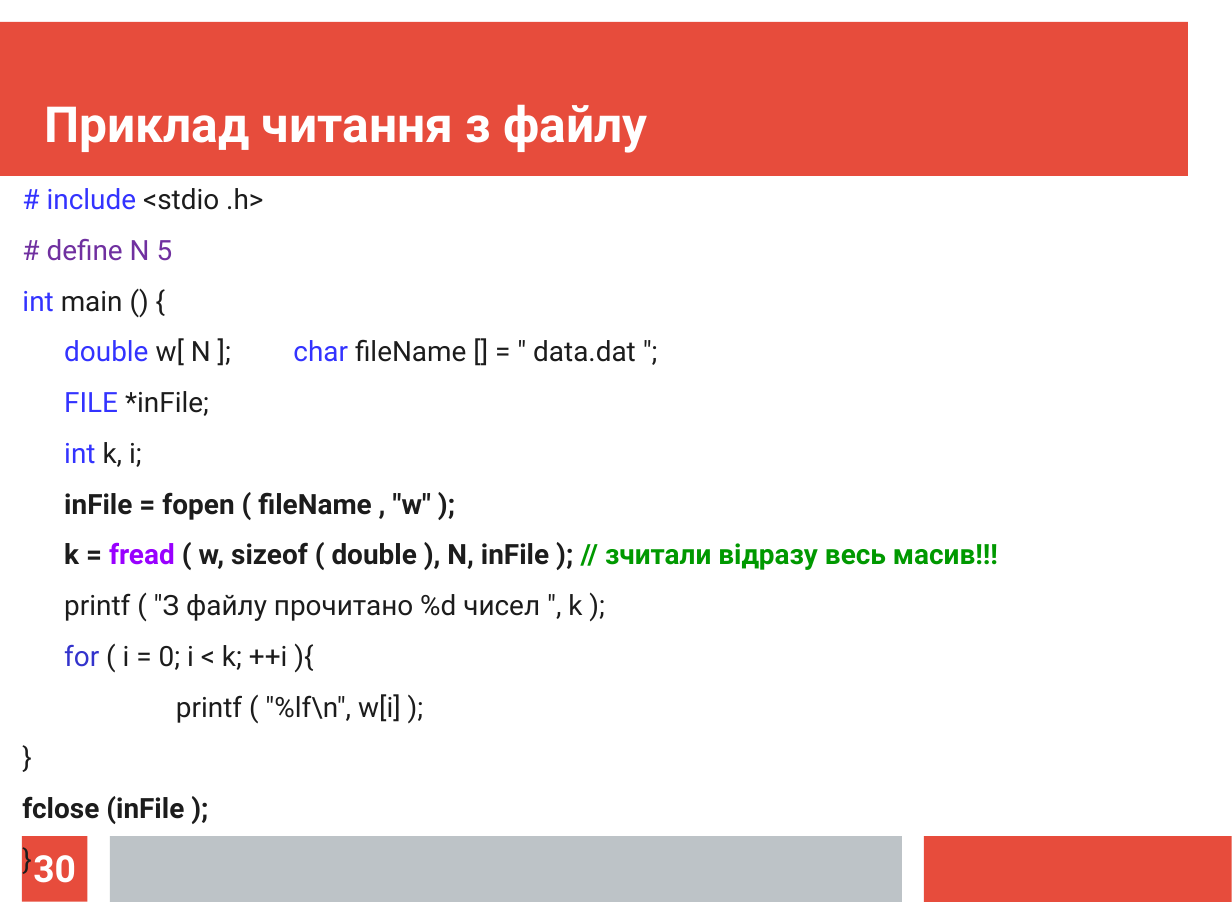
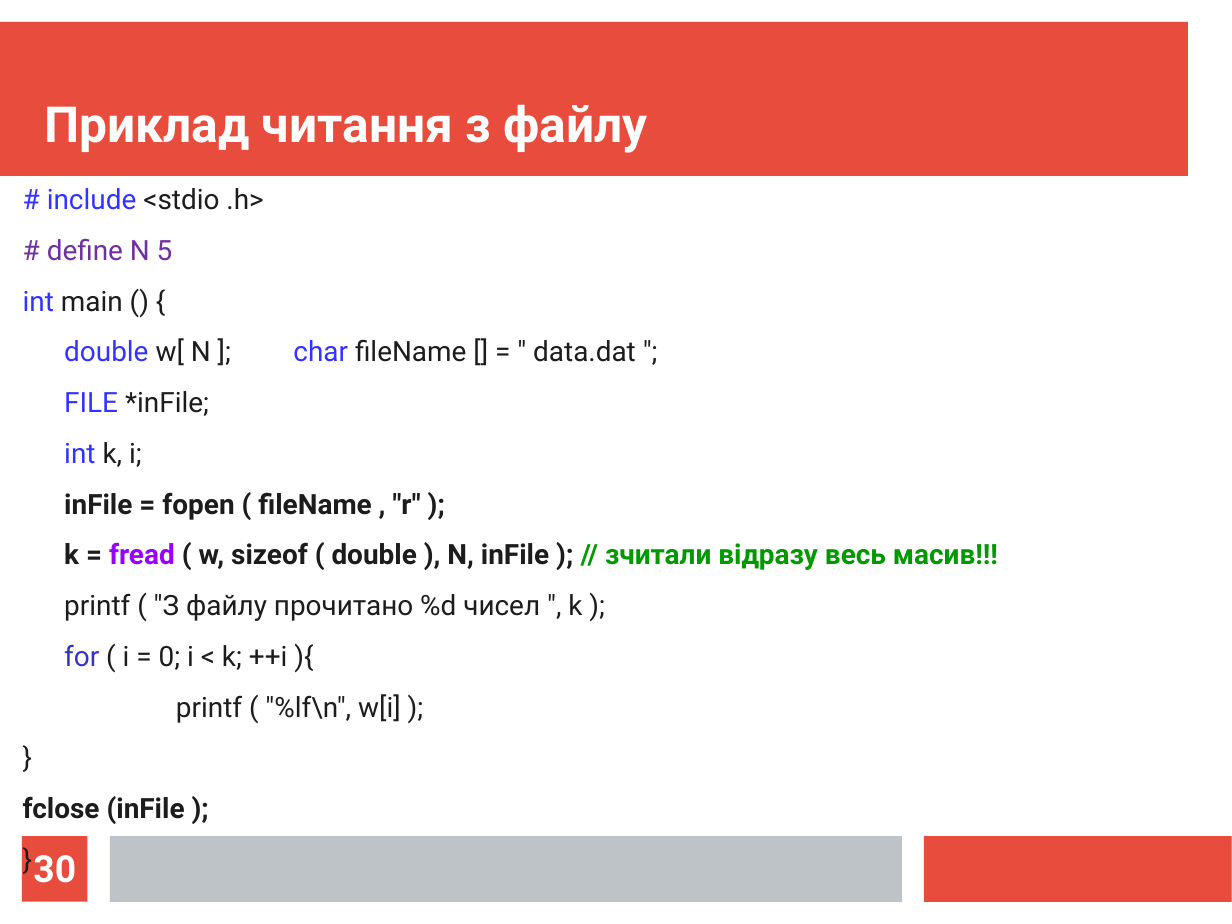
Before and after one commit to mecchmatProjects/CppCourse, a slide deck: slide 30 of Lect05/CPPTutorUkr05_upd.ppt. Drawn at 1232x924 pixels with LibreOffice and Linux fonts; fonts in the diff are those of the drawing. Boxes give left, top, right and bottom in pixels: in the first picture for what was removed or moved away, otherwise in the second. Text is boxed around its words. In the diff, an @@ line names an element or a change of style, - is before the commit and + after.

```diff
--- a/Lect05/CPPTutorUkr05_upd.ppt
+++ b/Lect05/CPPTutorUkr05_upd.ppt
@@ text at (x1=64, y1=492, x2=421, y2=520): text changed @@
-inFile = fopen ( fileName , "w" );
+inFile = fopen ( fileName , "r" );
```
Also in this commit, not shown: 27 other slides changed, 3 other files.
